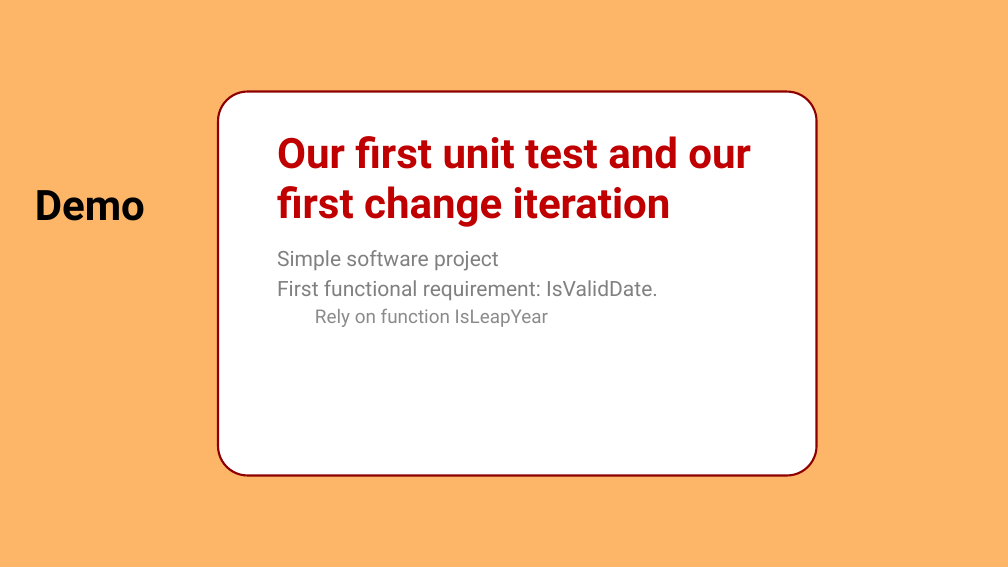
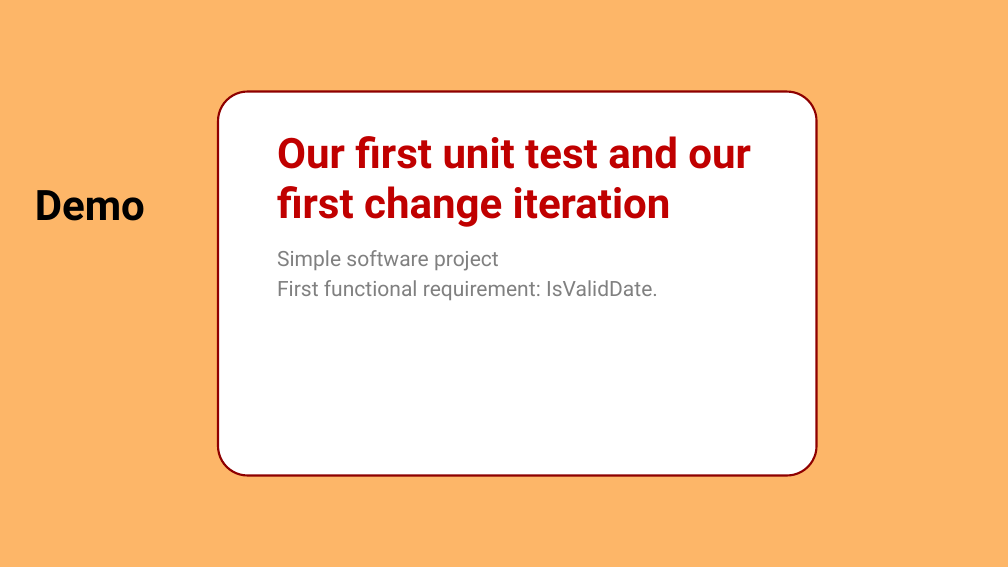
Before and after one commit to transmokopter/Presentations, a slide deck: slide 5 of test-driven-database-development/test-driven-database-development-dps2021.pptx. Drawn at 1008x567 pixels with LibreOffice and Linux fonts; fonts in the diff are those of the drawing; background and template pictures are left out. Boxes give left, top, right and bottom in pixels: in the first picture for what was removed or moved away, otherwise in the second. Text is boxed around its words. In the diff, an @@ line names an element or a change of style, - is before the commit and + after.

```diff
--- a/test-driven-database-development/test-driven-database-development-dps2021.pptx
+++ b/test-driven-database-development/test-driven-database-development-dps2021.pptx
@@ text at (315,309,548,327): paragraph removed @@
-  Rely on function IsLeapYear
```
Also in this commit, not shown: 2 other slides changed, 8 slides added, 6 slides removed, 39 other files.
